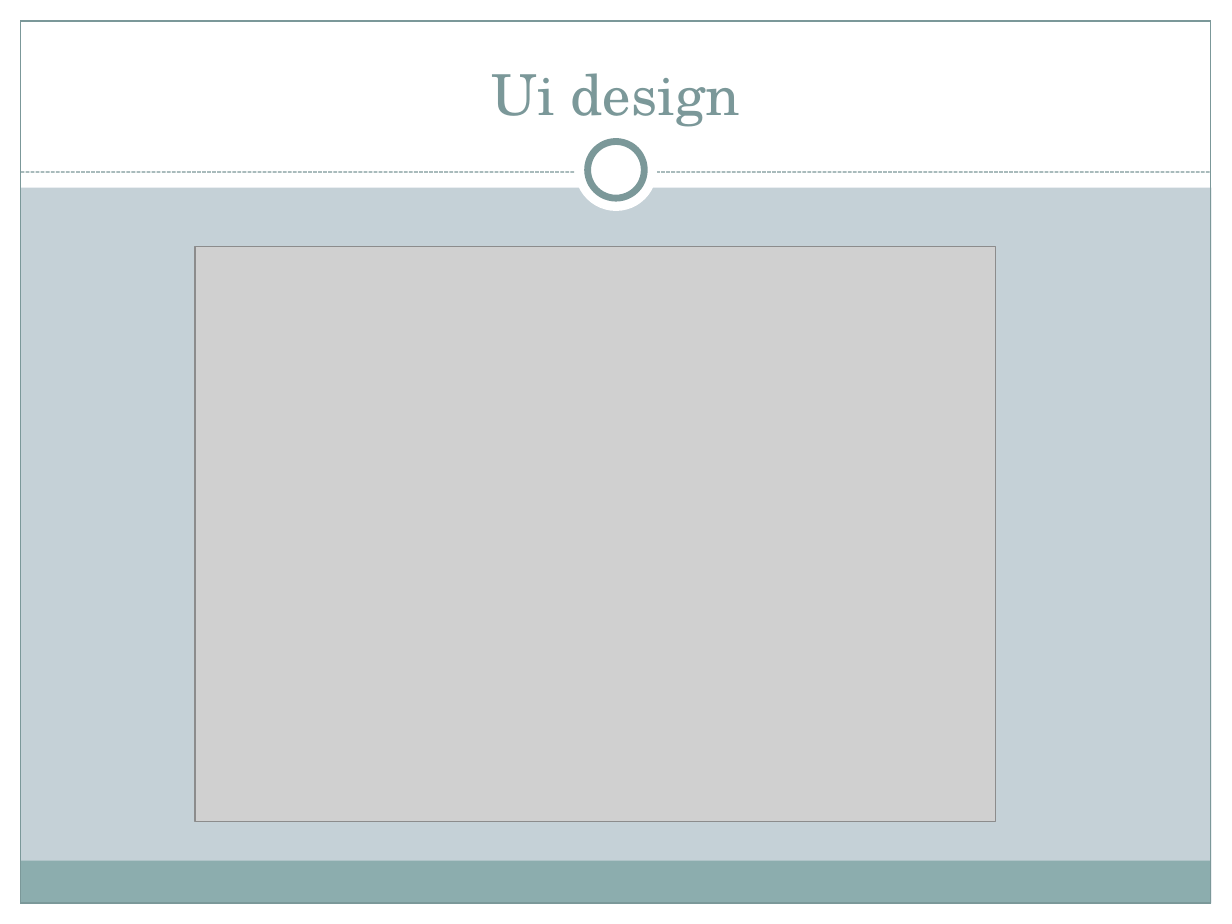
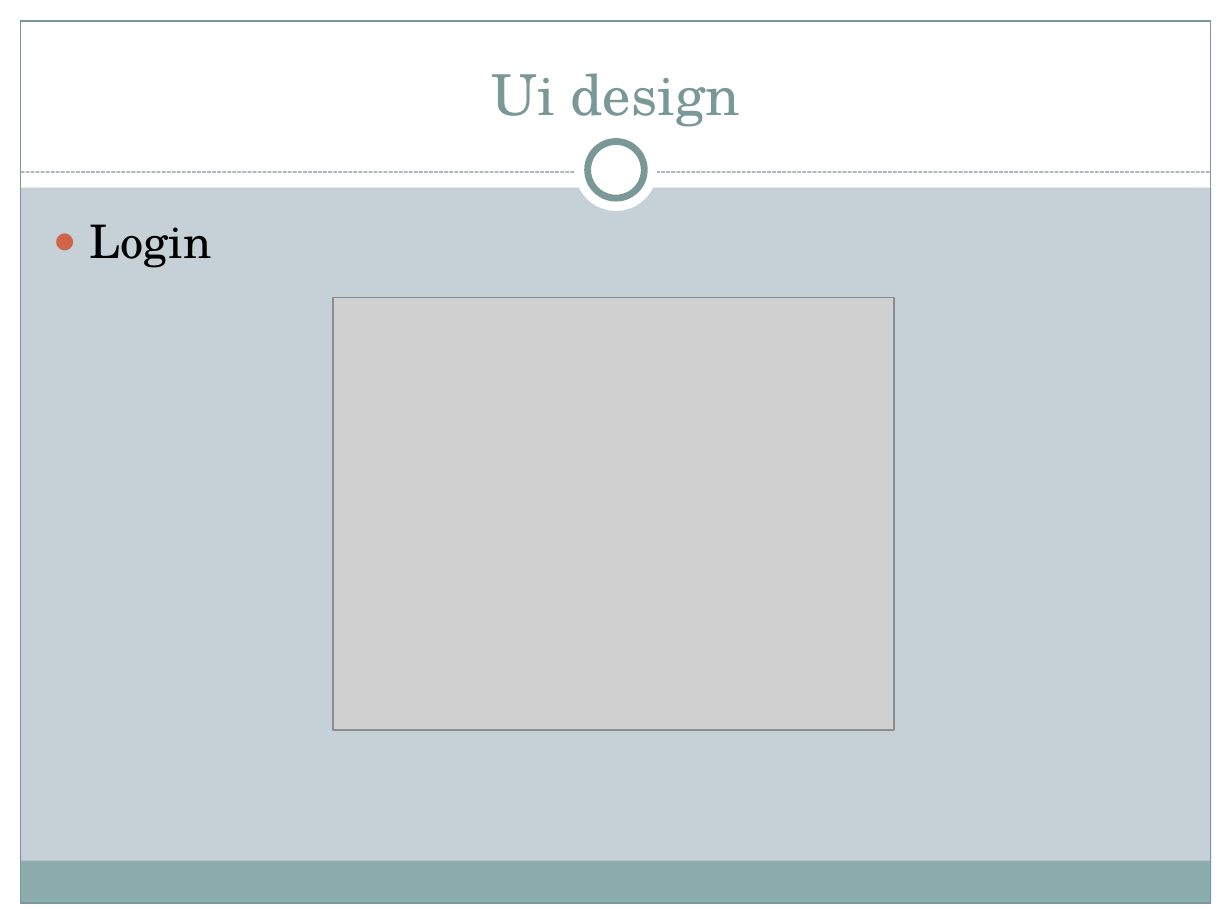
Before and after one commit to mandiratamang/SMS, a slide deck: slide 59 of stock management system/pp of sms.pptx (slide 73 before the commit). Drawn at 1232x924 pixels with LibreOffice and Linux fonts; fonts in the diff are those of the drawing; grey boxes stand for pictures. Boxes give left, top, right and bottom in pixels: in the first picture for what was removed or moved away, otherwise in the second. Text is boxed around its words. In the diff, an @@ line names an element or a change of style, - is before the commit and + after.

```diff
--- a/stock management system/pp of sms.pptx
+++ b/stock management system/pp of sms.pptx
@@ text added at (90,224,212,268), 27 pt, text #000000 @@
+● Login
@@ picture: place and size @@
-picture at (195,246,995,822)
+picture at (333,297,893,729)
```
Also in this commit, not shown: 8 other slides changed, 20 slides added, 13 other files.
